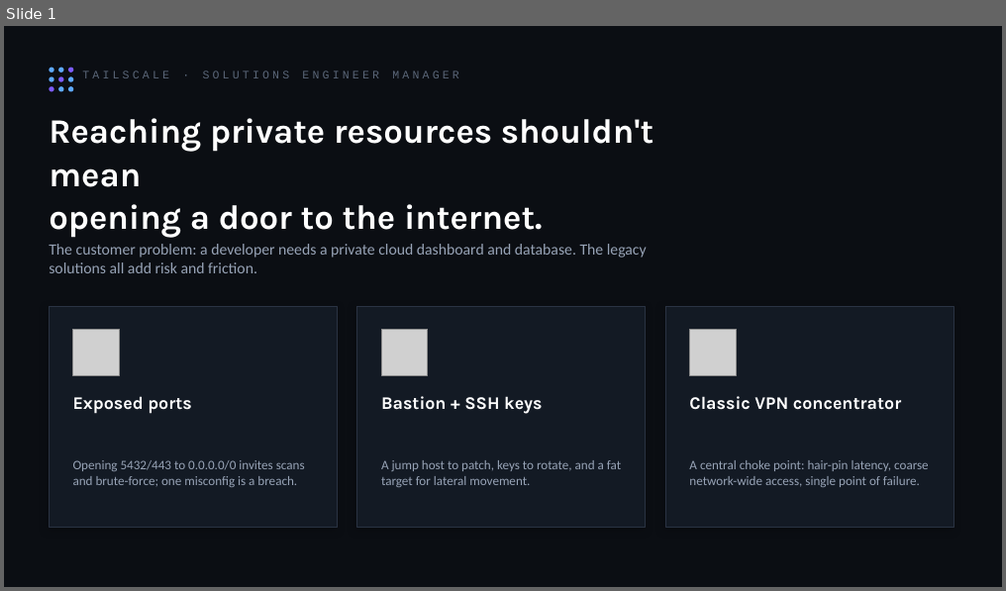
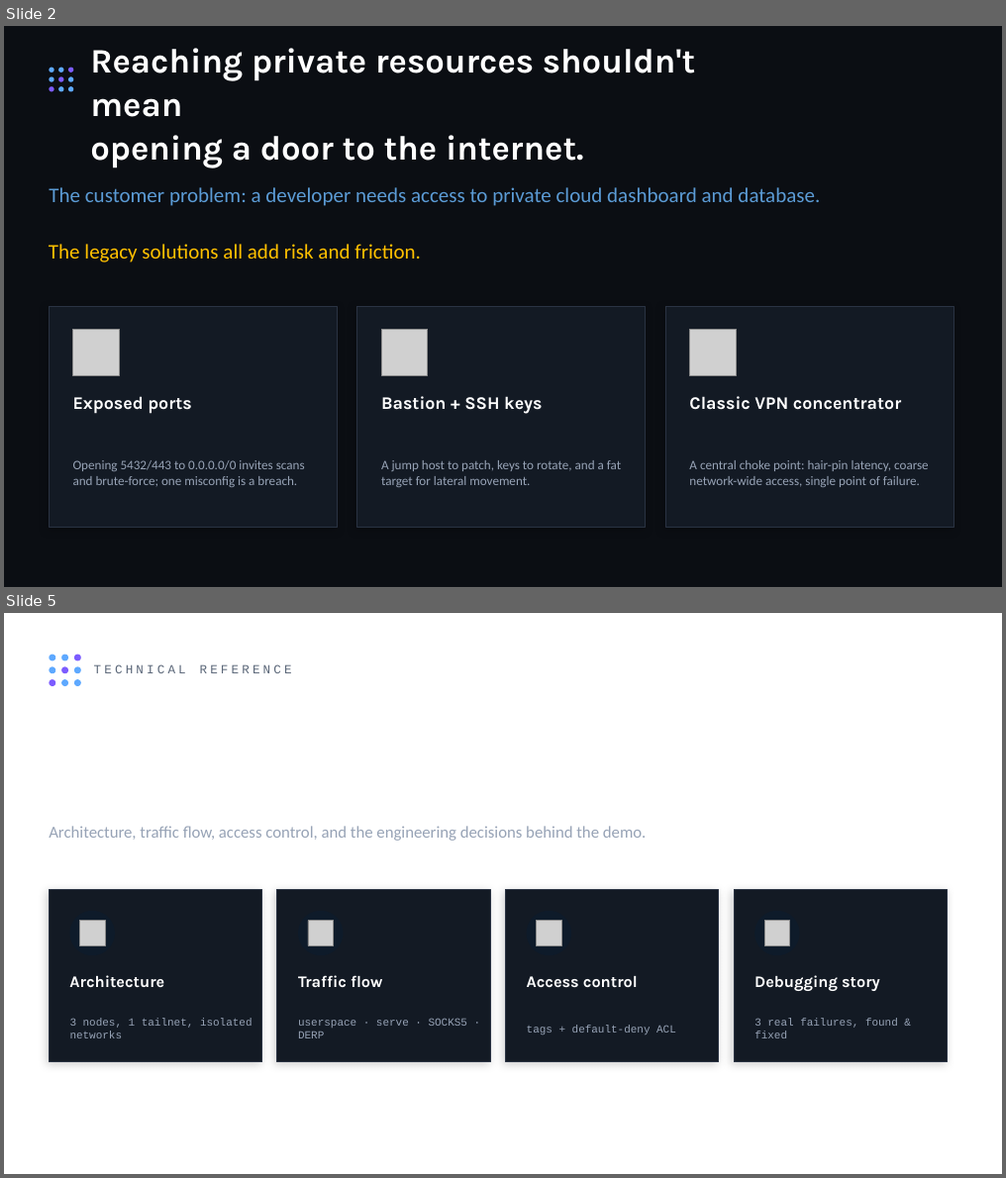
Before and after one commit to Softwizard1/tailscale-example, a slide deck: Tailscale_Walkthrough.pptx. Shown one above the other, each under a label of ours: slide 1 before the commit, slides 2 and 5 after it; the slides between them are not shown. The pictures are 1006x591 and 1006x1178 pixels, drawn with LibreOffice and Linux fonts; fonts in the diff are those of the drawing; grey boxes stand for pictures. Boxes give left, top, right and bottom in pixels: in the first picture for what was removed or moved away, otherwise in the second. Text is boxed around its words. In the diff, an @@ line names an element or a change of style, - is before the commit and + after.

```diff
--- a/Tailscale_Walkthrough.pptx
+++ b/Tailscale_Walkthrough.pptx
@@ slide 5 added at box(4, 613, 1002, 1174), background #FFFFFF @@
@@ ellipse added at box(49, 655, 55, 661), fill #5EA9FF @@
@@ ellipse added at box(49, 666, 55, 673), fill #5EA9FF @@
@@ ellipse added at box(61, 655, 68, 661), fill #5EA9FF @@
@@ ellipse added at box(61, 666, 68, 673), fill #7C5CFF @@
@@ ellipse added at box(74, 655, 81, 661), fill #7C5CFF @@
@@ ellipse added at box(74, 666, 81, 673), fill #5EA9FF @@
@@ text added at box(94, 664, 292, 673), 12 pt, text #5A6678 @@
+TECHNICAL REFERENCE
@@ ellipse added at box(49, 679, 55, 686), fill #7C5CFF @@
@@ ellipse added at box(61, 679, 68, 686), fill #5EA9FF @@
@@ ellipse added at box(74, 679, 81, 686), fill #5EA9FF @@
@@ text added at box(49, 826, 647, 841), 16 pt, text #97A3B6 @@
+Architecture, traffic flow, access control, and the engineering decisions behind the demo.
@@ rectangle added at box(49, 890, 262, 1062), fill #131A24, outline #2A3343 1 pt @@
@@ rectangle added at box(277, 890, 491, 1062), fill #131A24, outline #2A3343 1 pt @@
@@ rectangle added at box(506, 890, 719, 1062), fill #131A24, outline #2A3343 1 pt @@
@@ rectangle added at box(734, 890, 947, 1062), fill #131A24, outline #2A3343 1 pt @@
@@ ellipse added at box(70, 911, 115, 956), fill #0E1B2A @@
@@ picture added at box(79, 921, 105, 947) @@
@@ ellipse added at box(298, 911, 344, 956), fill #0E1B2A @@
@@ picture added at box(308, 921, 334, 947) @@
@@ ellipse added at box(527, 911, 571, 956), fill #0E1B2A @@
@@ picture added at box(537, 921, 561, 947) @@
@@ ellipse added at box(754, 911, 800, 956), fill #0E1B2A @@
@@ picture added at box(764, 921, 790, 947) @@
@@ text added at box(69, 975, 164, 987), 15.5 pt, text #FFFFFF, bold @@
+Architecture
@@ text added at box(298, 975, 382, 987), 15.5 pt, text #FFFFFF, bold @@
+Traffic flow
@@ text added at box(527, 976, 638, 988), 15.5 pt, text #FFFFFF, bold @@
+Access control
@@ text added at box(754, 975, 880, 991), 15.5 pt, text #FFFFFF, bold @@
+Debugging story
@@ text added at box(70, 1019, 252, 1039), 10.5 pt, text #97A3B6 @@
+3 nodes, 1 tailnet, isolated networks
@@ text added at box(298, 1019, 467, 1039), 10.5 pt, text #97A3B6 @@
+userspace · serve · SOCKS5 · DERP
@@ text added at box(527, 1025, 676, 1035), 10.5 pt, text #97A3B6 @@
+tags + default-deny ACL
@@ text added at box(754, 1019, 898, 1039), 10.5 pt, text #97A3B6 @@
+3 real failures, found & fixed
@@ what was slide 1 is now slide 2 @@
@@ slide 2 changed as well @@
@@ text "Reaching private resources shouldn't mean": place and size @@
-text "Reaching private resources shouldn't mean" at box(49, 118, 653, 238)
+text "Reaching private resources shouldn't mean" at box(90, 48, 695, 168)
@@ text removed at box(82, 71, 459, 78) @@
-TAILSCALE · SOLUTIONS ENGINEER MANAGER
@@ text at box(49, 187, 820, 206): text changed; size 15 to 20 pt; text colour #97A3B6 to #5B9BD5 @@
-The customer problem: a developer needs a private cloud dashboard and database. The legacy solutions all add risk and friction.
+The customer problem: a developer needs access to private cloud dashboard and database.
@@ text added at box(49, 244, 421, 263), 20 pt, text #FFC000 @@
+The legacy solutions all add risk and friction.
```
Also in this commit, not shown: 3 other slides changed, 8 other slides added, 5 other files.
